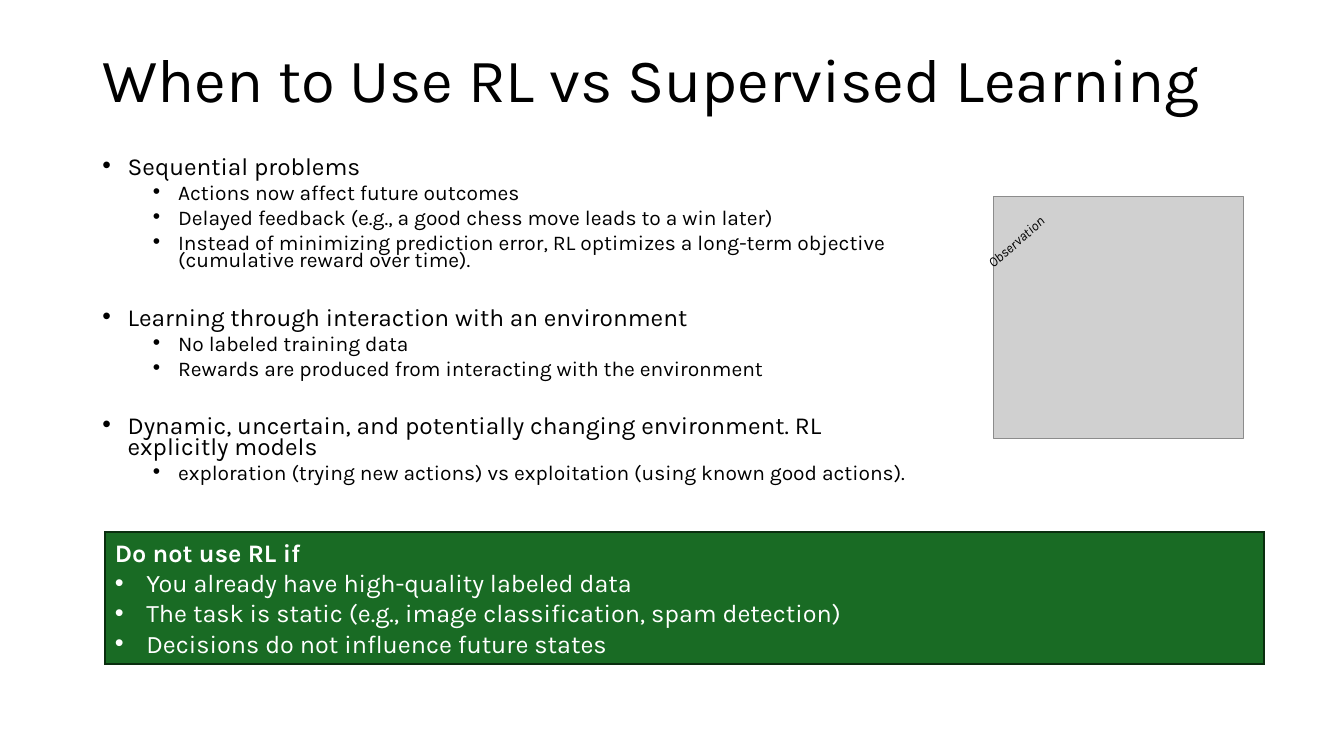
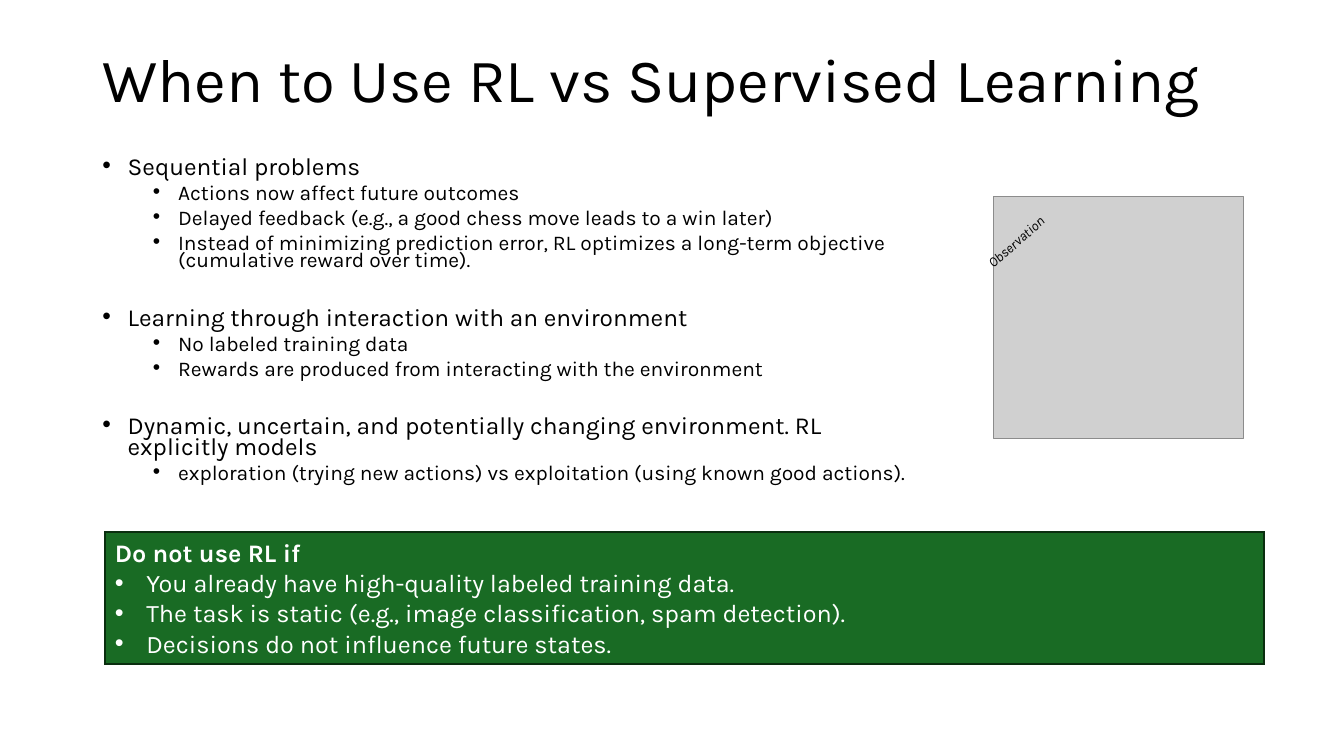
Before and after one commit to mhahsler/Introduction_to_Reinforcement_Learning, a slide deck: slide 10 of slides/Lecture_Chapter01.pptx. Drawn at 1344x756 pixels with LibreOffice and Linux fonts; fonts in the diff are those of the drawing; grey boxes stand for pictures. Boxes give left, top, right and bottom in pixels: in the first picture for what was removed or moved away, otherwise in the second. Text is boxed around its words. In the diff, an @@ line names an element or a change of style, - is before the commit and + after.

```diff
--- a/slides/Lecture_Chapter01.pptx
+++ b/slides/Lecture_Chapter01.pptx
@@ text in rectangle at <box>146,574,846,654</box>: text changed @@
-• You already have high-quality labeled data
-• The task is static (e.g., image classification, spam detection)
-• Decisions do not influence future states
+• You already have high-quality labeled training data.
+• The task is static (e.g., image classification, spam detection).
+• Decisions do not influence future states.
```
Also in this commit, not shown: 1 other slide changed, 3 other files.
